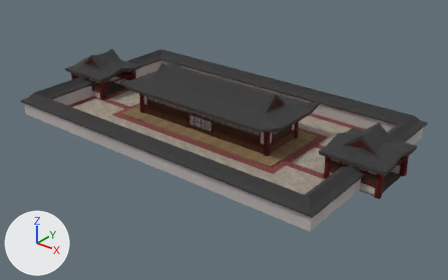
What one commit did to the Blender file res/models/level1/level1.blend.
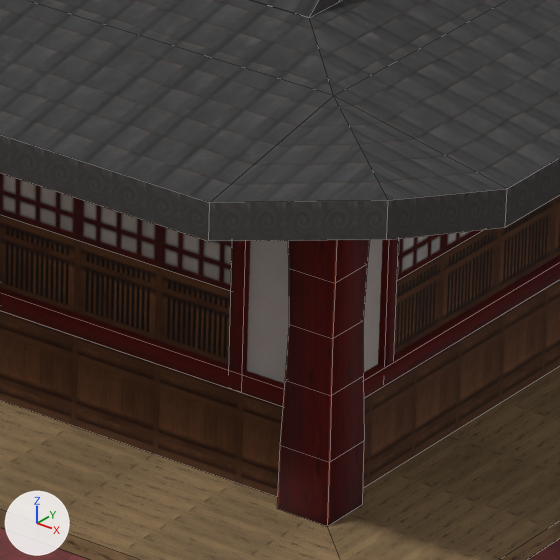
The first picture shows the older version from a 50 mm camera at (46.0, -55.8, 33.0) aimed at (2.1, -0.9, -1.1). The close-ups show both versions on the part from 53% to 64% of the width and 40% to 57% of the height of that picture; other places that the commit changed are outside them. Every picture has the same lights, and +X, +Y and +Z are marked at lower left. The close-ups show mesh edges as thin lines.

The scene before the commit, as lines of its bpy script (objects in view):
```python
me_cube_046 = bpy.data.meshes.new('Cube.046')
me_cube_046.from_pydata(...)  # 8 vertices, 4 faces; spans x -4.0..4.0, y -0.1..0.1, z 0.0..0.2
me_cube_046.polygons.foreach_set('use_smooth', [True] * 4)
me_cube_046.materials.append(mat_beam1)
me_plane_004 = bpy.data.meshes.new('Plane.004')
me_plane_004.from_pydata(...)  # 16 vertices, 4 faces; spans x -10.0..10.0, y -3.0..3.0, z 2.0..3.0
me_plane_004.materials.append(mat_window)
me_plane_120 = bpy.data.meshes.new('Plane.120')
me_plane_120.from_pydata(...)  # 24 vertices, 6 faces; spans x -10.0..10.0, y -3.0..3.0, z 1.0..2.0
me_plane_120.materials.append(mat_wood_blinders)
ob_cube_035 = bpy.data.objects.new('Cube.035', me_cube_046)
ob_cube_035.location = (6.0, -3.0, 1.2)
ob_plane_004 = bpy.data.objects.new('Plane.004', me_plane_004)
ob_plane_004.location = (0.0, 0.0, 0.2)
ob_plane_088 = bpy.data.objects.new('Plane.088', me_plane_120)
ob_plane_088.location = (0.0, 0.0, 0.2)
# also in view: 'Plane.011' at (6.1, -3.1, 0.7); 'Plane.021' at (0.0, 0.0, 5.3); 'Cube.022' at (10.0, -2.0, 2.2); 'Plane.018' at (10.1, 0.0, 0.7); 'Plane.019' at (0.0, 0.0, 2.2)
```
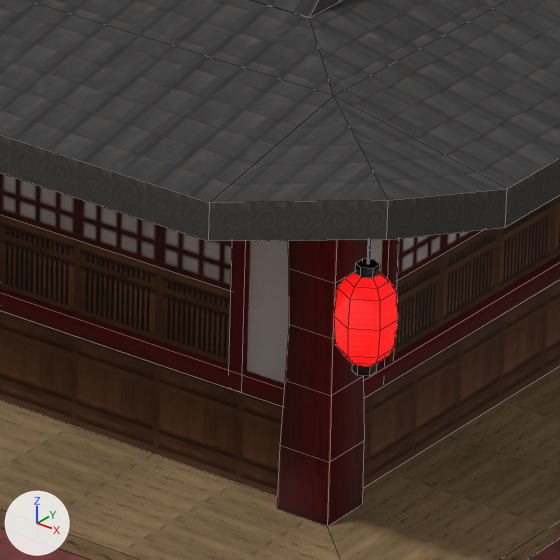
The change, as JSON lines over the scene's bpy script:
```json
{"op": "add", "block": "img_rice_lamp_albedo_png", "code": ["img_rice_lamp_albedo_png = load_image('rice_lamp_albedo.png', 'rice_lamp_albedo.png', 512, 512, 'sRGB')"]}
{"op": "add", "block": "img_rice_lamp_roughness_png", "code": ["img_rice_lamp_roughness_png = load_image('rice_lamp_roughness.png', 'rice_lamp_roughness.png', 512, 512, 'sRGB')"]}
{"op": "add", "block": "img_rice_lamp_normal_png", "code": ["img_rice_lamp_normal_png = load_image('rice_lamp_normal.png', 'rice_lamp_normal.png', 512, 512, 'Non-Color')"]}
{"op": "add", "block": "mat_black", "code": ["mat_black = principled_material('black')", "mat_black.base_color = (0.0, 0.0, 0.0)  # black #000000"]}
{"op": "add", "block": "mat_rice_lamp", "code": ["mat_rice_lamp = bpy.data.materials.new('rice_lamp')", "# colours: red #ff0000", "# uses the picture img_rice_lamp_albedo_png", "# uses the picture img_rice_lamp_normal_png", "# uses the picture img_rice_lamp_roughness_png"]}
{"op": "add", "block": "me_sphere_002", "code": ["me_sphere_002 = bpy.data.meshes.new('Sphere.002')", "me_sphere_002.from_pydata(...)  # 36 vertices, 21 faces; spans x -0.1..0.1, y -0.11..0.11, z -0.56..1.0", "me_sphere_002.polygons.foreach_set('use_smooth', [True] * 21)", "me_sphere_002.materials.append(mat_black)  # black #000000"]}
{"op": "add", "block": "me_sphere_001", "code": ["me_sphere_001 = bpy.data.meshes.new('Sphere.001')", "me_sphere_001.from_pydata(...)  # 42 vertices, 36 faces; spans x -0.26..0.26, y -0.3..0.3, z -0.457..0.457", "me_sphere_001.polygons.foreach_set('use_smooth', [True] * 36)", "me_sphere_001.materials.append(mat_rice_lamp)"]}
{"op": "add", "block": "ob_sphere_001", "code": ["ob_sphere_001 = bpy.data.objects.new('Sphere.001', me_sphere_002)", "ob_sphere_001.location = (11.4, -4.4, 3.2)"]}
{"op": "add", "block": "ob_sphere", "code": ["ob_sphere = bpy.data.objects.new('Sphere', me_sphere_001)", "ob_sphere.location = (11.4, -4.4, 3.2)"]}
```

What differs and where, as boxes [x1, y1, x2, y2] in the close-ups (560 x 560 px):
```json
{"object": "Sphere", "change": "added", "after": [334, 272, 398, 367]}
{"object": "Sphere.001", "change": "added", "after": [352, 240, 380, 376], "on screen": "black"}
{"object": "Cube.022", "change": "unchanged, covered by the edit", "before": [378, 239, 399, 366], "after": [378, 239, 399, 366]}
```
